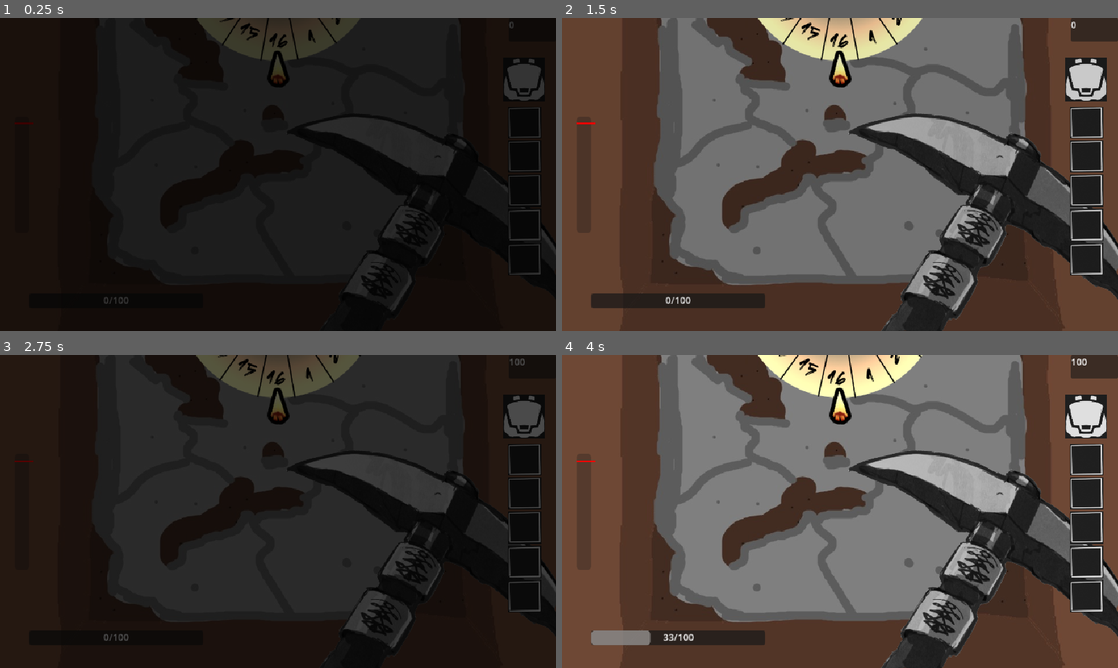
Above: before the commit, frames 1-4 (two rows, left to right).
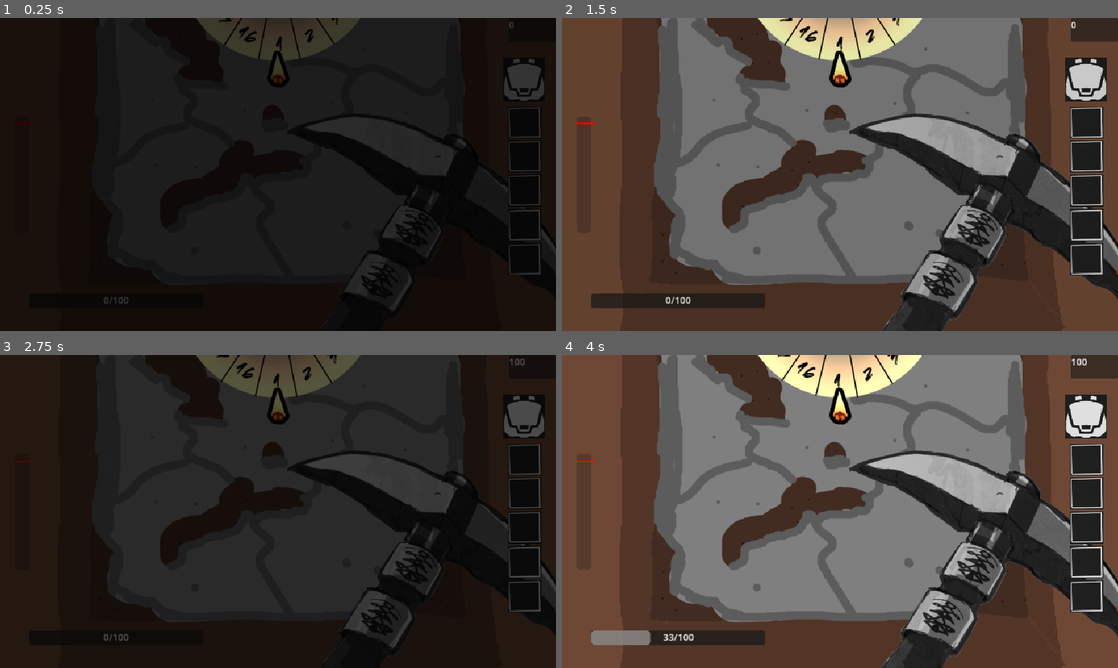
Above: after the commit, the same moments.

Repository: TezzyBear/brackeys-2025-2
Game: Godot game, scene res://scenes/game.tscn
Two runs of this game, one before a commit and one after it. Both use one fixed random seed, a clock stepped at 60 frames per second and the inputs below.
Inputs (mouse positions are in pixels of both pictures, inside the frame that each line leads up to):
- Up to frame 1 (0.25 s): no input
- Up to frame 2 (1.5 s): move the mouse to (962, 158) at 0.52 s; click (962, 158) at 0.6 s; move the mouse to (728, 190) at 1.27 s; tap 1 (hack_1) at 1.35 s
- Up to frame 3 (2.75 s): move the mouse to (333, 442) at 2.02 s; tap 2 (hack_2) at 2.1 s
- Up to frame 4 (4 s): move the mouse to (812, 574) at 2.77 s; tap 3 (hack_3) at 2.85 s; move the mouse to (1006, 558) at 3.52 s; click (1006, 558) at 3.6 s

The runs differ from the first frame. In frame 1, 0.4% of the frame differs, in the area x 35-62%, y 0-14%; in frame 2, 0.6%; in frame 3, 0.5%; in frame 4, 0.6%, in the area x 35-65%, y 0-14%.

Commit message:
Fixed initial rotation

Diff:
--- a/scenes/ui/panel_time.gd
+++ b/scenes/ui/panel_time.gd
@@ -15,7 +15,7 @@
 func start(time_until_lose: float) -> void:
 	rotation_duration = time_until_lose
 	elapsed_time = 0.0
-	wheel.rotation_degrees = 0.0
+	wheel.rotation_degrees = rotation_step
 	is_rotating = true
 
 func pause() -> void:
@@ -33,17 +33,17 @@
 
 	if elapsed_time >= rotation_duration:
 		elapsed_time = rotation_duration
-		wheel.rotation_degrees = 360.0 - rotation_step
+		wheel.rotation_degrees = rotation_step + (360.0 - rotation_step)
 		is_rotating = false
 		on_time_end.emit()
 	else:
-		wheel.rotation_degrees = (elapsed_time / rotation_duration) * (360.0 - rotation_step)
+		wheel.rotation_degrees = rotation_step + (elapsed_time / rotation_duration) * (360.0 - rotation_step)
 
 func shift_time(seconds: float) -> void:
 	var previous_elapsed = elapsed_time
 	elapsed_time += seconds
 	elapsed_time = clamp(elapsed_time, 0.0, rotation_duration)
-	wheel.rotation_degrees = (elapsed_time / rotation_duration) * (360.0 - rotation_step)
+	wheel.rotation_degrees = rotation_step + (elapsed_time / rotation_duration) * (360.0 - rotation_step)
 	if previous_elapsed < rotation_duration && elapsed_time >= rotation_duration:
 		is_rotating = false
 		on_time_end.emit()
